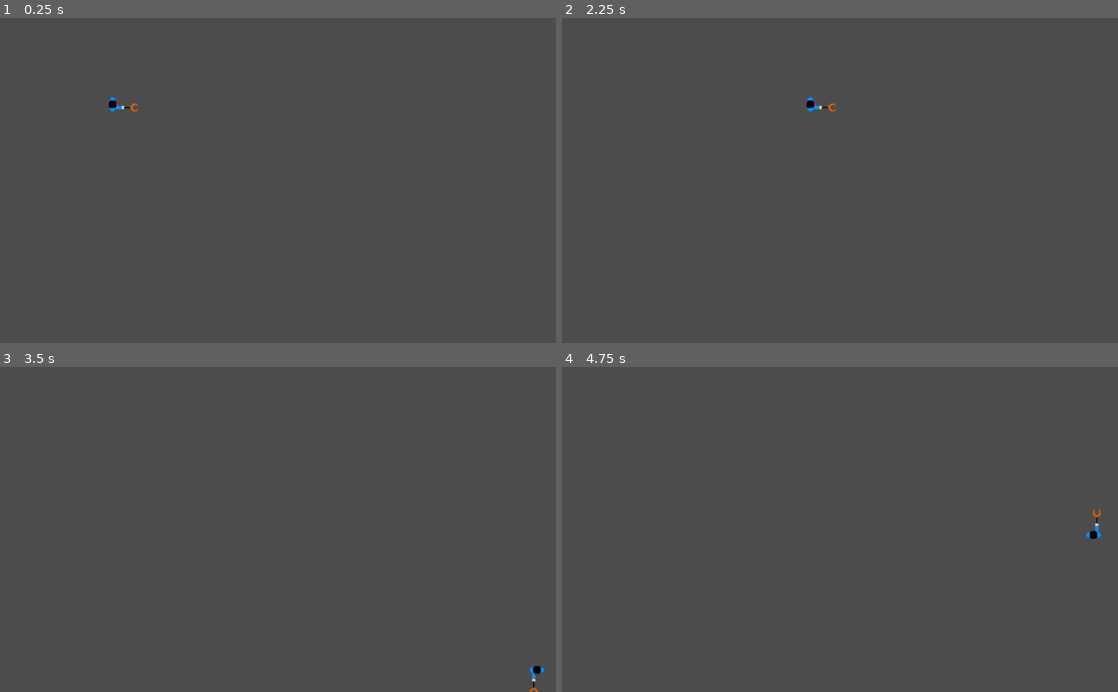
Above: before the commit, frames 1-4 (two rows, left to right).
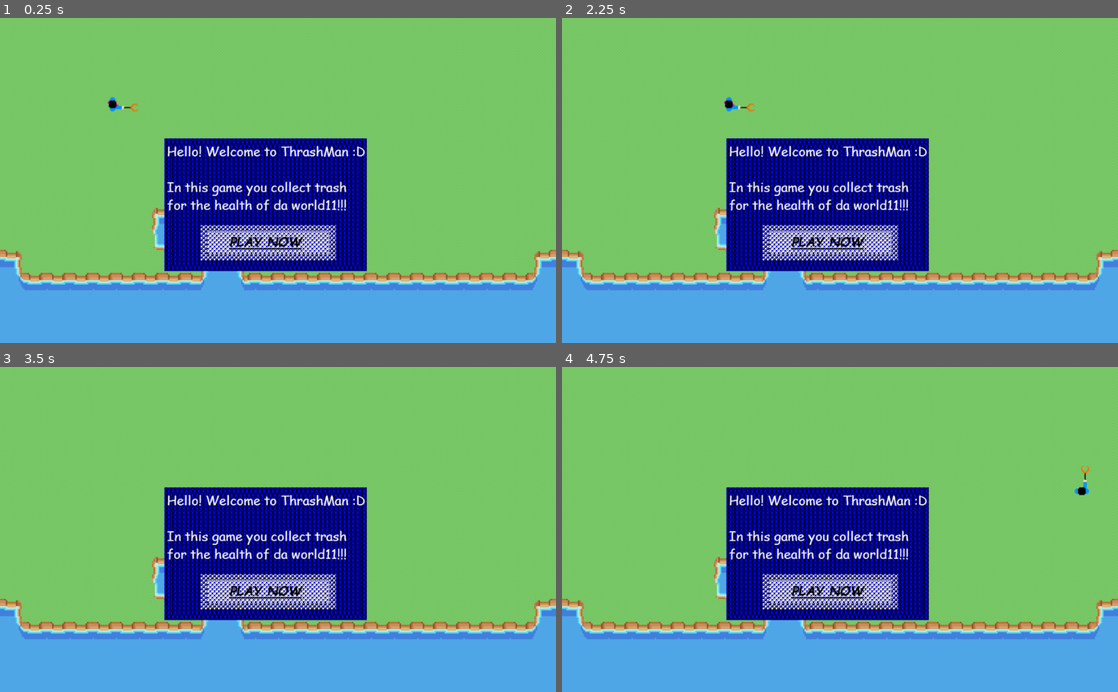
Above: after the commit, the same moments.

Repository: SimonDamberg/trashman-outyard
Game: Godot game, scene res://Basse.tscn
Two runs of this game, one before a commit and one after it. Both use one fixed random seed, a clock stepped at 60 frames per second and the inputs below. This scene is started directly instead of the project's main scene.
Inputs (mouse positions are in pixels of both pictures, inside the frame that each line leads up to):
- Up to frame 1 (0.25 s): no input
- Up to frame 2 (2.25 s): click (828, 242) at 0.52 s; click (828, 242) at 1.27 s; tap Enter at 2 s; hold Right (ui_right) from 2.03 s (still down); hold Shift from 2.03 s (still down)
- Up to frame 3 (3.5 s): release Right (ui_right) at 2.78 s; release Shift at 2.78 s; hold Down (ui_down) from 2.78 s (still down); tap Shift at 2.85 s
- Up to frame 4 (4.75 s): release Down (ui_down) at 3.53 s; hold Right (ui_right) 3.53-4.28 s; hold Shift 3.53-4.28 s; hold Up (ui_up) from 4.28 s (still down); tap Shift at 4.35 s

The runs differ from the first frame. In frame 1, 100% of the frame differs, in the area x 0-100%, y 0-100%; in frame 2, 100%; in frame 3, 100%; in frame 4, 100%.

Commit message:
Added welcome screen

Diff:
--- a/Hackathon/Basse.tscn
+++ b/Hackathon/Basse.tscn
@@ -1,14 +1,25 @@
-[gd_scene load_steps=4 format=2]
+[gd_scene load_steps=9 format=2]
 
 [ext_resource path="res://resources/Player.tscn" type="PackedScene" id=1]
 [ext_resource path="res://Score.gd" type="Script" id=2]
 [ext_resource path="res://resources/GameController.gd" type="Script" id=3]
+[ext_resource path="res://assets/playground.png" type="Texture" id=4]
+[ext_resource path="res://resources/bgscaler.gd" type="Script" id=5]
+[ext_resource path="res://HUD.tscn" type="PackedScene" id=6]
+[ext_resource path="res://HUD.gd" type="Script" id=7]
+[ext_resource path="res://MENU.tscn" type="PackedScene" id=8]
 
-[node name="Node" type="Node"]
+[node name="Node2" type="Node"]
+
+[node name="Sprite" type="Sprite" parent="."]
+position = Vector2( 506.66, 339.596 )
+scale = Vector2( 1.33498, 1.33498 )
+texture = ExtResource( 4 )
+script = ExtResource( 5 )
 
 [node name="Player" parent="." instance=ExtResource( 1 )]
 position = Vector2( 227.412, 164.304 )
-speed = 500
+speed = 200
 
 [node name="StartPosition" type="Node" parent="."]
 
@@ -18,6 +29,20 @@
 [node name="GameController" type="Node2D" parent="."]
 script = ExtResource( 3 )
 
-[node name="Test123" type="Area2D" parent="."]
+[node name="StaticBody2D" type="StaticBody2D" parent="."]
+collision_layer = 4
+
+[node name="CollisionPolygon2D" type="CollisionPolygon2D" parent="StaticBody2D"]
+position = Vector2( 135.955, 581.606 )
+polygon = PoolVector2Array( -137.005, -95.2866, -112.516, -96.9192, -108.271, -64.267, 230.658, -64.5936, 229.026, -113.572, 142.824, -112.592, 140.542, -195.874, 394.38, -193.341, 395.393, -116.328, 312.301, -111.262, 312.301, -71.2353, 841.589, -68.1207, 840.502, -117.578, 898.655, -118.121, 900.285, 130.795, -143.764, 121.683, -142.759, -99.4736 )
+one_way_collision = true
+
+[node name="HUD" parent="." instance=ExtResource( 6 )]
+script = ExtResource( 7 )
+
+[node name="MENU" parent="." instance=ExtResource( 8 )]
+position = Vector2( 496.669, 343.326 )
 
 [connection signal="hit_trash" from="Player" to="Score" method="_on_Player_hit_trash"]
+[connection signal="update_score" from="Score" to="HUD" method="_on_Score_update_score"]
+[connection signal="gameStart" from="MENU" to="GameController" method="_on_MENU_gameStart"]
--- /dev/null
+++ b/Hackathon/MENU.gd
@@ -0,0 +1,22 @@
+extends Node2D
+
+
+# Declare member variables here. Examples:
+# var a = 2
+# var b = "text"
+signal gameStart
+
+
+# Called when the node enters the scene tree for the first time.
+func _ready():
+	pass # Replace with function body.
+
+
+# Called every frame. 'delta' is the elapsed time since the previous frame.
+#func _process(delta):
+#	pass
+
+
+func _on_StartButton_pressed():
+	emit_signal("gameStart", self)
+	pass # Replace with function body.
--- /dev/null
+++ b/Hackathon/MENU.tscn
@@ -0,0 +1,21 @@
+[gd_scene load_steps=3 format=2]
+
+[ext_resource path="res://assets/welcome.png" type="Texture" id=1]
+[ext_resource path="res://MENU.gd" type="Script" id=2]
+
+[node name="MENU" type="Node2D"]
+script = ExtResource( 2 )
+
+[node name="StartButton" type="Button" parent="."]
+margin_left = -125.0
+margin_top = 42.0
+margin_right = 122.0
+margin_bottom = 103.0
+__meta__ = {
+"_edit_use_anchors_": false
+}
+
+[node name="Sprite" type="Sprite" parent="."]
+texture = ExtResource( 1 )
+
+[connection signal="pressed" from="StartButton" to="." method="_on_StartButton_pressed"]
Not shown, added: Hackathon/assets/welcome.png.import
